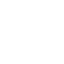
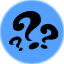
Layered file, before and after one edit (64 x 64). Changes by layer:
showed "vragenvirtuoos" over (9, 11, 59, 51)
showed "vragen-virtuoos", painted on it over (0, 0, 64, 64)
